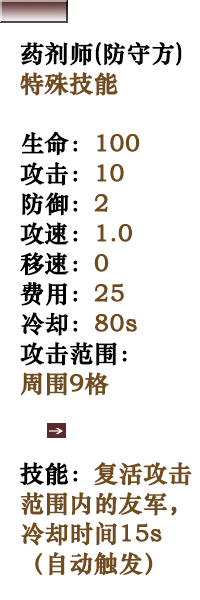
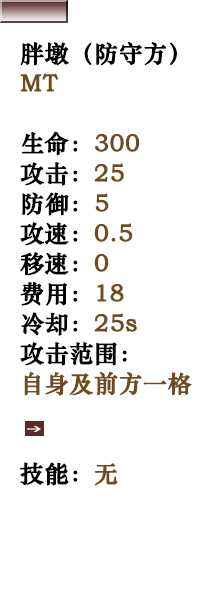
Comparing the layer stacks of the two 200px x 600px images. Changes:
showed group "胖墩-守方" (6 layers) over [left=20, top=41, right=192, bottom=486]
hid group "药剂师-守方" (13 layers) over [left=20, top=41, right=192, bottom=576]
